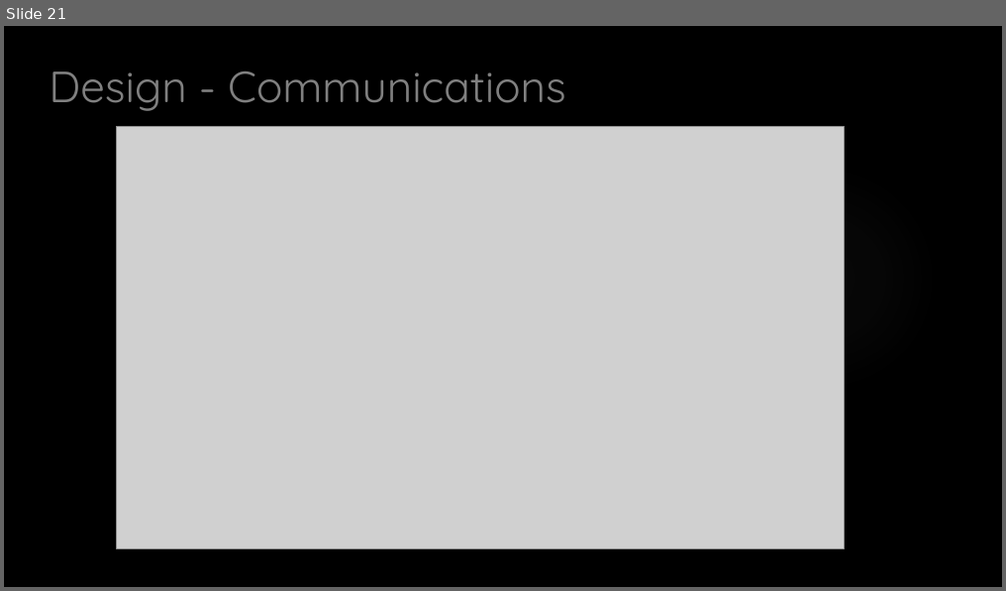
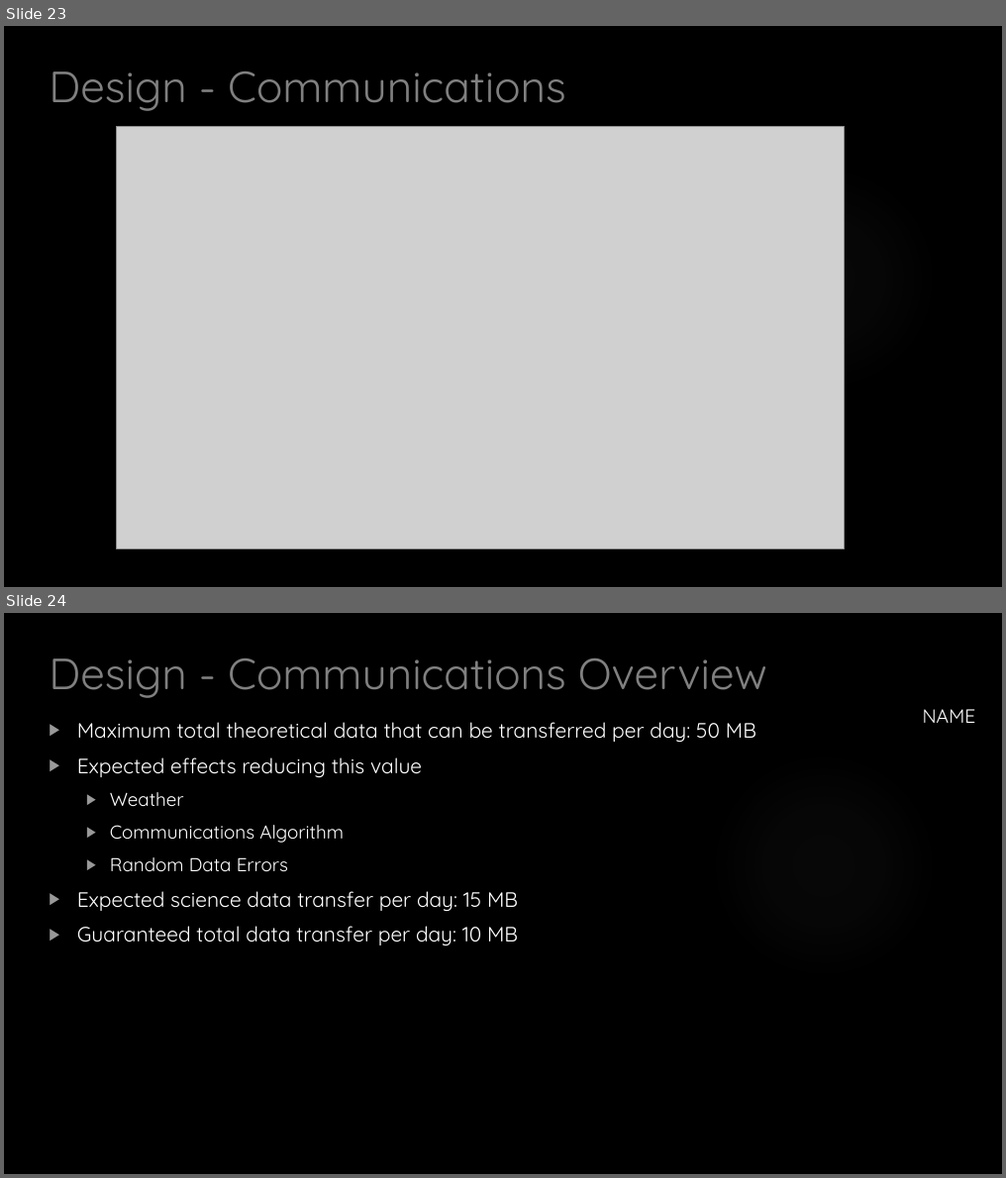
Before and after one commit to HASP-UMN/CubeSat, a slide deck: Presentations/CDR_Presentation.pptx. Shown one above the other, each under a label of ours: slide 21 before the commit, slides 23 and 24 after it. The pictures are 1006x591 and 1006x1178 pixels, drawn with LibreOffice and Linux fonts; fonts in the diff are those of the drawing; grey boxes stand for pictures; background and template pictures are left out. Boxes give left, top, right and bottom in pixels: in the first picture for what was removed or moved away, otherwise in the second. Text is boxed around its words. In the diff, an @@ line names an element or a change of style, - is before the commit and + after.

Commit message:
Added Communications Calculations

```diff
--- a/Presentations/CDR_Presentation.pptx
+++ b/Presentations/CDR_Presentation.pptx
@@ slide 24 added at bbox=[4, 613, 1002, 1174], background picture (left out); not listed: 1 template element that a slide beside it also shows @@
@@ title added at bbox=[49, 659, 767, 698], 42 pt, text #808080 @@
+Design - Communications Overview
@@ text added at bbox=[77, 722, 756, 947], 20 pt, text #FFFFFF @@
+▶ Maximum total theoretical data that can be transferred per day: 50 MB
+▶ Expected effects reducing this value
+  ▶ Weather
+  ▶ Communications Algorithm
+  ▶ Random Data Errors
+▶ Expected science data transfer per day: 15 MB
+▶ Guaranteed total data transfer per day: 10 MB
@@ text added at bbox=[923, 709, 976, 723], 18.5 pt, text #FFFFFF @@
+NAME
@@ what was slide 21 is now slide 23 @@
```
Also in this commit, not shown: 12 slides changed, 2 other slides added.
